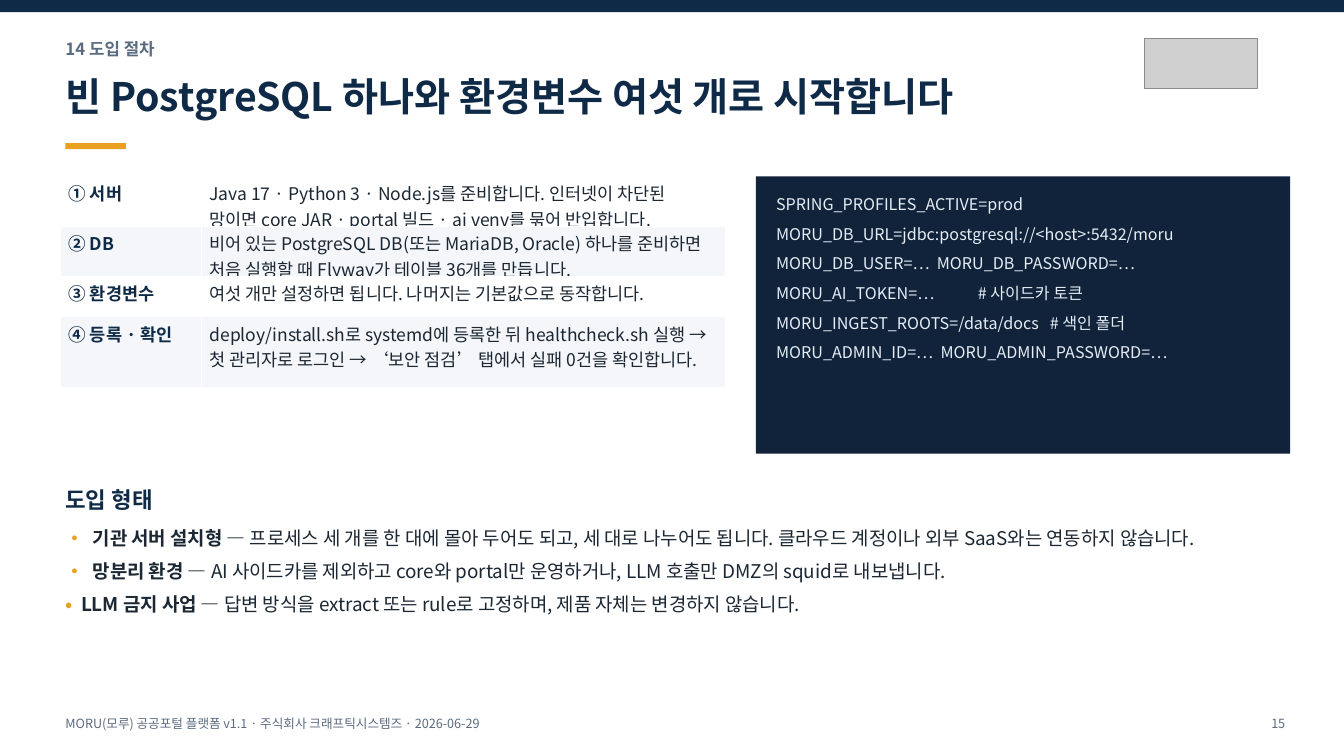
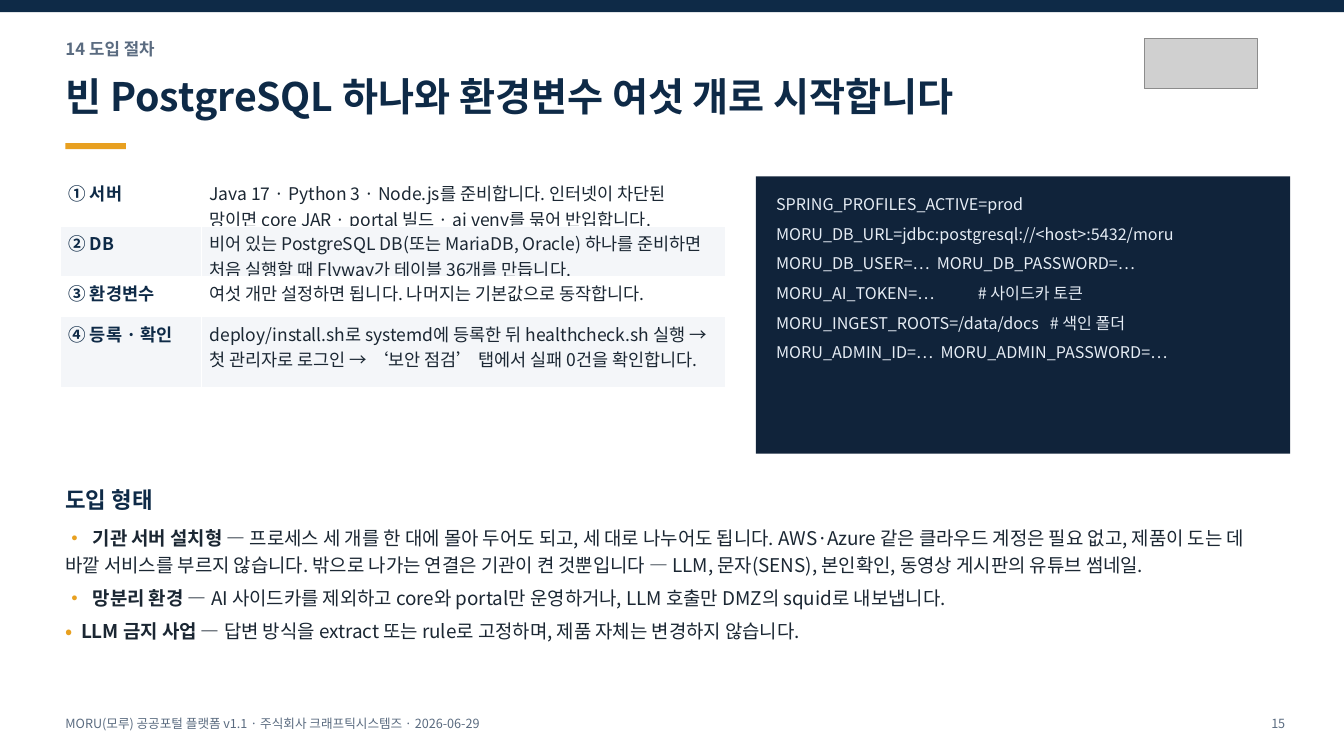
Before and after one commit to mhb8436/moru-release, a slide deck: slide 15 of docs/MORU-발표자료-v1.1.pptx. Drawn at 1344x756 pixels with LibreOffice and Linux fonts; fonts in the diff are those of the drawing; grey boxes stand for pictures. Boxes give left, top, right and bottom in pixels: in the first picture for what was removed or moved away, otherwise in the second. Text is boxed around its words. In the diff, an @@ line names an element or a change of style, - is before the commit and + after.

Commit message:
「부품」을 「컴포넌트」로 바꾸고, 연락처를 전자우편으로 적는다
용어를 컴포넌트로 통일한다. 받침이 사라져 조사도 함께 바꿨다 —
부품이/은/을/으로 → 컴포넌트가/는/를/로. 제품 화면 /ui 의 문구도 같이
바꾸고 캡처를 다시 찍었다(파일 이름도 15-컴포넌트문서.jpg).

절 제목은 「화면을 컴포넌트로 조립합니다」로 고친다.

시연 영상 설명을 만드는 과정이 아니라 보는 순서로 다시 쓴다 —
「일곱 장면에 제목과 자막을 붙여 한 편으로 이었습니다」에서
「일곱 장면이 차례로 나옵니다. 장면마다 제목을 먼저 띄우고 아래쪽에
자막을 깔았습니다」로.

「겉모습은 나머지와 한 벌입니다」는 영어 표현이라 「나머지와 섞어
놓아도 표가 나지 않습니다」로 바꾼다. 「컴포넌트가 안고 있습니다」도
사물을 주어로 세운 문장이라 걷어냈다.

「클라우드 계정이나 바깥 SaaS에는 붙지 않습니다」는 무엇을 말하는지
알 수 없어 실제로 확인한 사실로 바꾼다 — 밖으로 나가는 연결은 기관이
켠 것뿐이다(LLM · 문자 · 본인확인 · 유튜브 썸네일).

문의는 전자우편 하나만 적는다.

```diff
--- a/docs/MORU-발표자료-v1.1.pptx
+++ b/docs/MORU-발표자료-v1.1.pptx
@@ text at (65,529,1244,576): text changed @@
-• 기관 서버 설치형 — 프로세스 세 개를 한 대에 몰아 두어도 되고, 세 대로 나누어도 됩니다. 클라우드 계정이나 외부 SaaS와는 연동하지 않습니다.
+• 기관 서버 설치형 — 프로세스 세 개를 한 대에 몰아 두어도 되고, 세 대로 나누어도 됩니다. AWS·Azure 같은 클라우드 계정은 필요 없고, 제품이 도는 데 바깥 서비스를 부르지 않습니다. 밖으로 나가는 연결은 기관이 켠 것뿐입니다 — LLM, 문자(SENS), 본인확인, 동영상 게시판의 유튜브 썸네일.
```
Also in this commit, not shown: 2 other slides changed, 8 other files.
